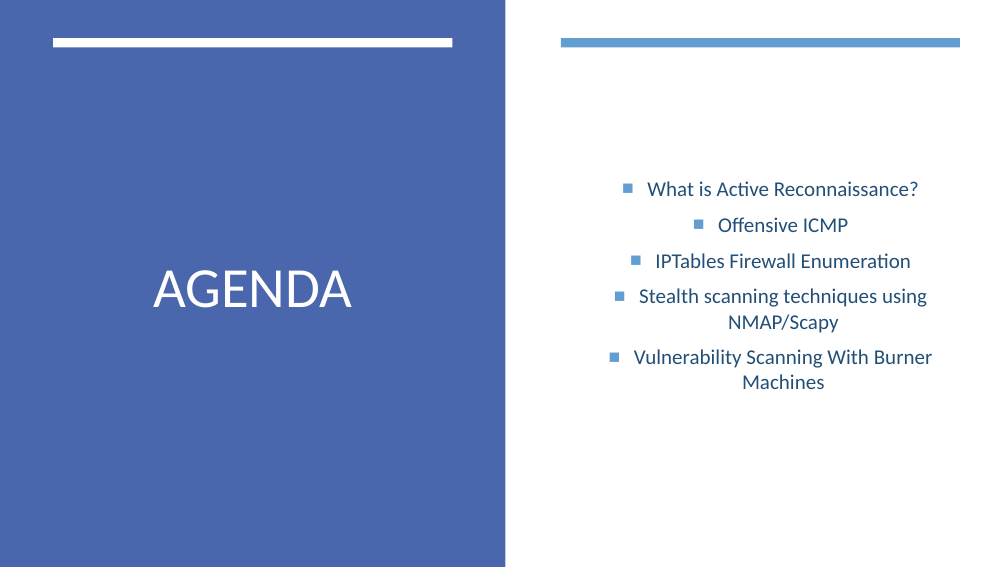
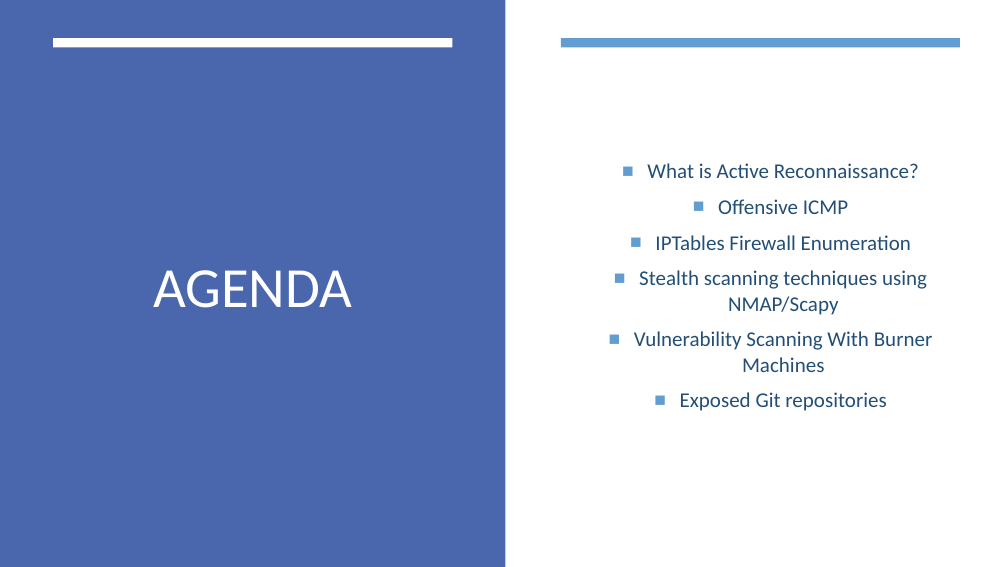
Before and after one commit to aqeebhussain122/hpc-offensive-security, a slide deck: slide 2 of Offensive Security Tactics for Linux Professionals - Active Reconnaissance.pptx. Drawn at 1008x567 pixels with LibreOffice and Linux fonts; fonts in the diff are those of the drawing. Boxes give left, top, right and bottom in pixels: in the first picture for what was removed or moved away, otherwise in the second. Text is boxed around its words. In the diff, an @@ line names an element or a change of style, - is before the commit and + after.

```diff
--- a/Offensive Security Tactics for Linux Professionals - Active Reconnaissance.pptx
+++ b/Offensive Security Tactics for Linux Professionals - Active Reconnaissance.pptx
@@ text at (680,392,886,411): paragraph added @@
+■ Exposed Git repositories
```
Also in this commit, not shown: 2 other slides changed, 5 slides added, 3 slides removed, 9 other files.
